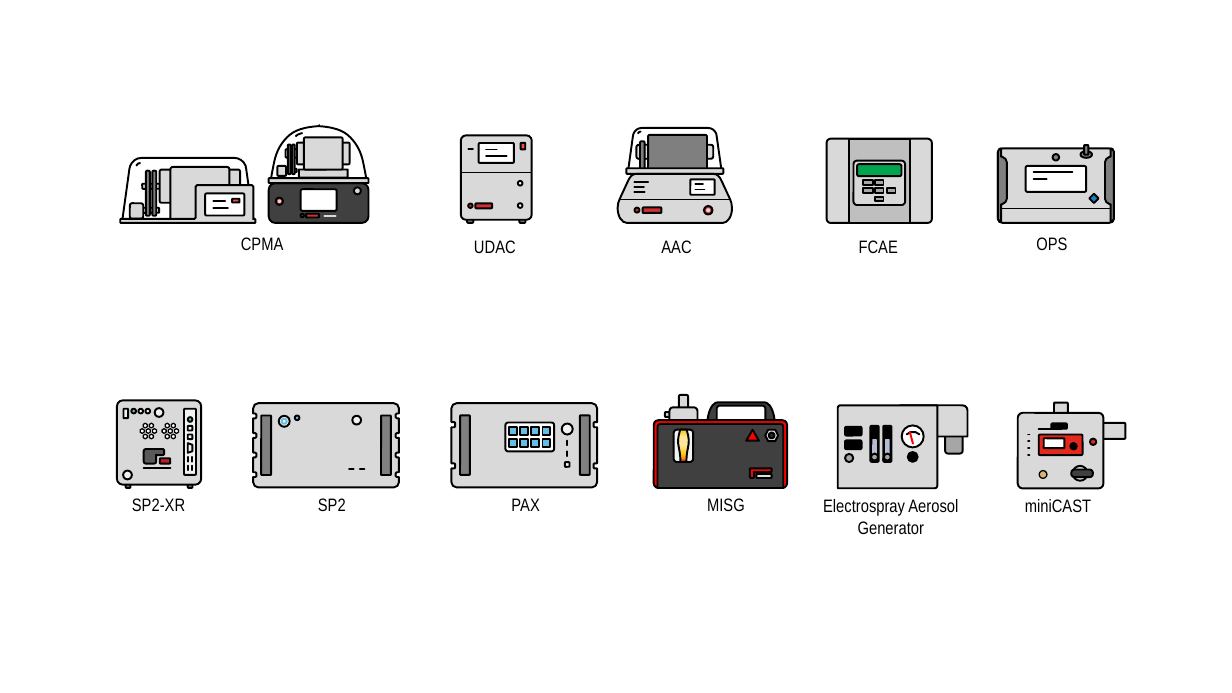
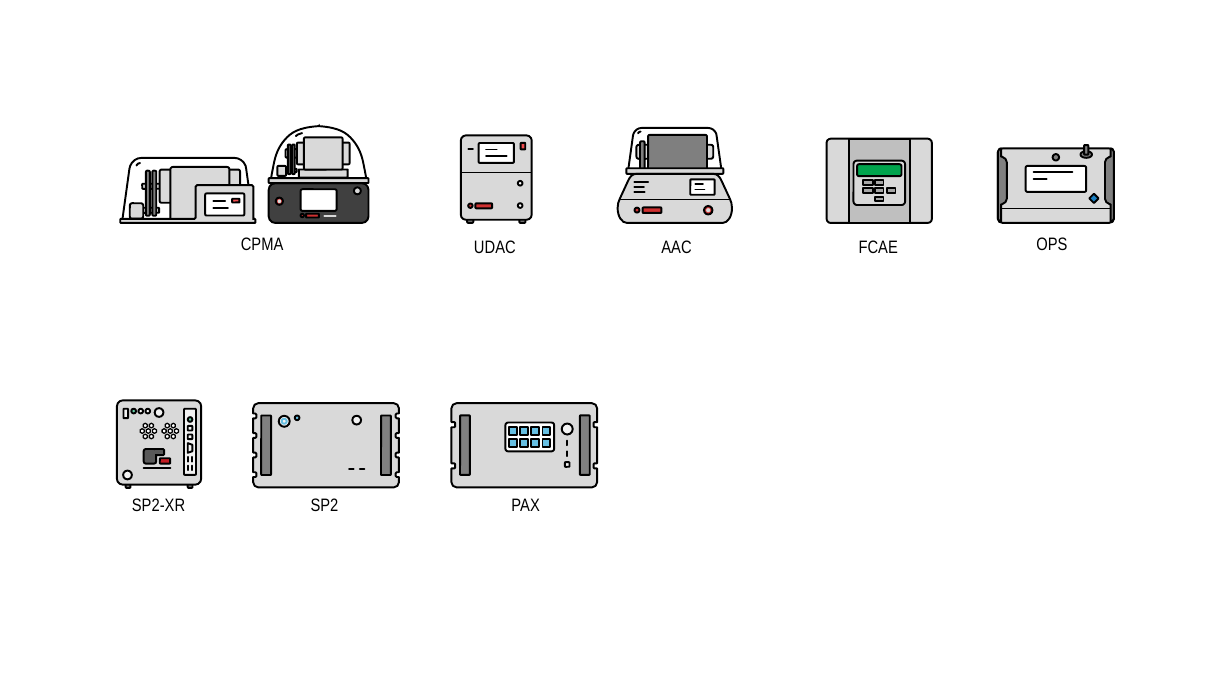
Before and after one commit to tsipkens/aerosol-icon-project, a slide deck: slide 3 of icons.pptx (slide 2 before the commit). Drawn at 1232x693 pixels with LibreOffice and Linux fonts; fonts in the diff are those of the drawing. Boxes give left, top, right and bottom in pixels: in the first picture for what was removed or moved away, otherwise in the second. Text is boxed around its words. In the diff, an @@ line names an element or a change of style, - is before the commit and + after.

```diff
--- a/icons.pptx
+++ b/icons.pptx
@@ group removed at (654,395,787,488): 6 rounded rectangles, 4 freeform shapes, 1 hexagon, 1 ellipse, 1 triangle @@
@@ group removed at (838,406,968,489): 7 rounded rectangles, 5 freeform shapes, 2 round diag rects, 1 arc (boxed as its full ellipse), 1 line @@
@@ group removed at (1018,403,1126,489): 7 rounded rectangles, 6 lines, 3 freeform shapes, 1 ellipse @@
@@ text "SP2": place and size @@
-text "SP2" at (318,498,346,511)
+text "SP2" at (311,498,339,511)
@@ text removed at (707,498,745,511) @@
-MISG
@@ text removed at (823,499,958,534) @@
-Electrospray Aerosol Generator
@@ text removed at (1025,499,1091,512) @@
-miniCAST
```
Also in this commit, not shown: 2 other slides changed, 1 slide added, 2 other files.
